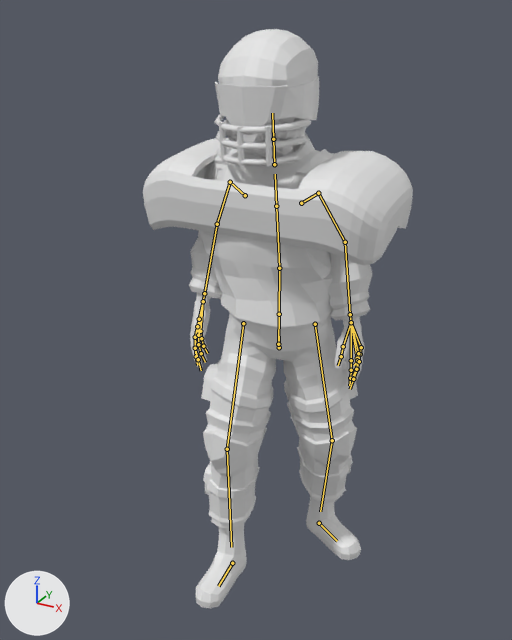
What one commit did to the glTF model gameplay/player.glb.
Camera for both pictures: a 50 mm lens placed at (0.999, -2.007, 1.912), pointed at (0.024, -0.235, 1.025). Lighting does not change. The marker at lower left points along +X, +Y and +Z. The first picture is the older version. Both versions are drawn at frame 14 of the action 'crouch'; the numbers are the values there. The bones that change, and the others that lie on the model, are drawn over the model as lines.

Objects in the first picture: 'Facemask', 'Swat_Body', 'Swat_Feet', 'Swat_Head', 'Swat_Legs'.
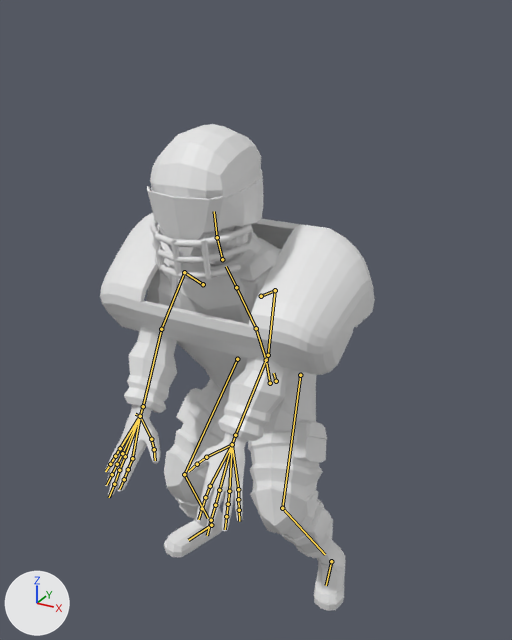
The change in detail:
Bone 'Body' (bone_body) moves from (0.0, -0.03, 0.0) to (0.0, -0.152, 0.02).
Bone 'Body' (bone_body) turns from (0, 27, 0) to (24, 0, 0) degrees about its own x, y and z.
Bone 'Spine' (bone_spine) turns from (0, 0, 0) to (5, 0, 0) degrees about its own x, y and z.
Bone 'Spine1' (bone_spine1) turns from (7, -28, 0) to (4, 0, 0) degrees about its own x, y and z.
Bone 'Spine2' (bone_spine2) turns from (-1, 0, 0) to (0, 0, 0) degrees about its own x, y and z.
Bone 'LeftShoulder' (bone_leftshoulder) moves from (0.007, 0.006, 0.006) to (0.0, 0.0, 0.0).
Bone 'LeftArm' (bone_leftarm) turns from (-67, 14, 1) to (-28, -20, -71) degrees about its own x, y and z.
Bone 'LeftForeArm' (bone_leftforearm) turns from (-14, -5, -12) to (0, 0, -8) degrees about its own x, y and z.
Bone 'LeftHand' (bone_lefthand) turns from (0, 0, -3) to (0, 0, 0) degrees about its own x, y and z.
Bone 'Index2.L' (bone_index2_l) turns from (-12, 2, 0) to (0, 0, 0) degrees about its own x, y and z.
Bone 'Index4.L' (bone_index4_l) turns from (-4, 1, 0) to (0, 0, 0) degrees about its own x, y and z.
Bone 'Middle2.L' (bone_middle2_l) turns from (-11, 1, -2) to (0, 0, 0) degrees about its own x, y and z.
Bone 'Middle3.L' (bone_middle3_l) turns from (-12, 1, -2) to (0, 0, 0) degrees about its own x, y and z.
Bone 'Pinky2.L' (bone_pinky2_l) turns from (-16, -3, -14) to (0, 0, 0) degrees about its own x, y and z.
Bone 'Pinky3.L' (bone_pinky3_l) turns from (-11, -5, -4) to (0, 0, 0) degrees about its own x, y and z.
Bone 'Pinky4.L' (bone_pinky4_l) turns from (-15, -2, 0) to (0, 0, 0) degrees about its own x, y and z.
Bone 'Ring2.L' (bone_ring2_l) turns from (-13, 5, -4) to (0, 0, 0) degrees about its own x, y and z.
Bone 'Ring3.L' (bone_ring3_l) turns from (-15, 5, -4) to (0, 0, 0) degrees about its own x, y and z.
Bone 'Thumb1.L' (bone_thumb1_l) turns from (7, 4, 9) to (0, 0, 0) degrees about its own x, y and z.
Bone 'Thumb2.L' (bone_thumb2_l) turns from (-5, -1, 1) to (0, 0, 0) degrees about its own x, y and z.
Bone 'Thumb3.L' (bone_thumb3_l) turns from (-19, -1, 10) to (0, 0, 0) degrees about its own x, y and z.
Bone 'Neck' (bone_neck) turns from (0, 0, 0) to (-12, 0, 0) degrees about its own x, y and z.
Bone 'Head' (bone_head) turns from (0, 0, 0) to (-12, 0, 0) degrees about its own x, y and z.
Bone 'RightShoulder' (bone_rightshoulder) moves from (-0.007, 0.006, 0.006) to (0.0, 0.0, 0.0).
Bone 'RightArm' (bone_rightarm) turns from (-63, -2, -13) to (-28, 20, 71) degrees about its own x, y and z.
Bone 'RightForeArm' (bone_rightforearm) turns from (-32, -13, 35) to (0, 0, 8) degrees about its own x, y and z.
Bone 'Index2.R' (bone_index2_r) turns from (-15, -2, 0) to (0, 0, 0) degrees about its own x, y and z.
Bone 'Index3.R' (bone_index3_r) turns from (-8, -2, -1) to (0, 0, 0) degrees about its own x, y and z.
Bone 'Middle2.R' (bone_middle2_r) turns from (-13, -2, -7) to (0, 0, 0) degrees about its own x, y and z.
Bone 'Middle3.R' (bone_middle3_r) turns from (-12, -1, 2) to (0, 0, 0) degrees about its own x, y and z.
Bone 'Pinky2.R' (bone_pinky2_r) turns from (-16, 3, 14) to (0, 0, 0) degrees about its own x, y and z.
Bone 'Pinky3.R' (bone_pinky3_r) turns from (-11, 5, 4) to (0, 0, 0) degrees about its own x, y and z.
Bone 'Pinky4.R' (bone_pinky4_r) turns from (-15, 2, 0) to (0, 0, 0) degrees about its own x, y and z.
Bone 'Ring2.R' (bone_ring2_r) turns from (-13, -5, 4) to (0, 0, 0) degrees about its own x, y and z.
Bone 'Ring3.R' (bone_ring3_r) turns from (-15, -5, 4) to (0, 0, 0) degrees about its own x, y and z.
Bone 'Thumb1.R' (bone_thumb1_r) turns from (10, -6, 1) to (0, 0, 0) degrees about its own x, y and z.
Bone 'Thumb3.R' (bone_thumb3_r) turns from (-27, 1, -9) to (0, 0, 0) degrees about its own x, y and z.
Bone 'LeftUpLeg' (bone_leftupleg) turns from (-10, -24, 7) to (-8, 5, 52) degrees about its own x, y and z.
Bone 'LeftLeg' (bone_leftleg) turns from (19, 0, 0) to (59, 0, 0) degrees about its own x, y and z.
Bone 'RightUpLeg' (bone_rightupleg) turns from (-7, 19, -18) to (-8, -5, -55) degrees about its own x, y and z.
Bone 'RightLeg' (bone_rightleg) turns from (15, 0, 0) to (60, 0, 0) degrees about its own x, y and z.
Bone 'LeftFoot' (bone_leftfoot) moves from (0.0, -0.177, -0.001) to (0.13, 0.0, 0.0).
Bone 'LeftFoot' (bone_leftfoot) turns from (0, 0, -59) to (0, 0, -14) degrees about its own x, y and z.
Bone 'RightFoot' (bone_rightfoot) moves from (0.052, 0.184, 0.001) to (-0.13, 0.04, 0.0).
Bone 'RightFoot' (bone_rightfoot) turns from (0, 0, -7) to (0, 0, 14) degrees about its own x, y and z.

Where the change shows, as pixel boxes (x1, y1, x2, y2) in the pictures (512 x 640 px):
'Swat_Body', posed (26% taller): before (143, 133, 413, 389); after (100, 212, 375, 535)
'Swat_Legs', posed: before (201, 313, 358, 528); after (164, 372, 333, 558)
'Swat_Head', posed (11% wider): before (215, 29, 319, 152); after (147, 124, 263, 240)
'Swat_Feet', posed (10% wider, 8% shorter): before (196, 496, 361, 608); after (164, 508, 346, 611)
'Facemask', posed: before (215, 114, 311, 166); after (150, 219, 253, 280)
bone 'Body', root to tip: before (279, 347) to (279, 336); after (276, 381) to (273, 373)
bone 'Spine', root to tip: before (279, 314) to (279, 268); after (266, 360) to (256, 328)
bone 'Spine1', root to tip: before (279, 268) to (276, 206); after (256, 328) to (236, 287)
bone 'Spine2', root to tip: before (276, 206) to (275, 174); after (236, 287) to (226, 266)
bone 'LeftShoulder', root to tip: before (301, 203) to (318, 193); after (261, 296) to (275, 290)
bone 'LeftArm', root to tip: before (318, 193) to (345, 242); after (275, 290) to (268, 355)
bone 'LeftForeArm', root to tip: before (345, 242) to (350, 314); after (268, 355) to (235, 435)
bone 'LeftHand', root to tip: before (350, 314) to (351, 322); after (235, 435) to (232, 444)
bone 'Index2.L', root to tip: before (351, 360) to (351, 370); after (210, 486) to (205, 497)
bone 'Index4.L', root to tip: before (350, 378) to (349, 385); after (202, 508) to (198, 519)
bone 'Middle2.L', root to tip: before (357, 358) to (357, 369); after (219, 490) to (215, 505)
bone 'Middle3.L', root to tip: before (357, 369) to (353, 379); after (215, 505) to (211, 520)
bone 'Pinky2.L', root to tip: before (361, 347) to (360, 354); after (238, 489) to (238, 499)
bone 'Pinky3.L', root to tip: before (360, 354) to (357, 360); after (238, 499) to (239, 510)
bone 'Pinky4.L', root to tip: before (357, 360) to (354, 365); after (239, 510) to (239, 521)
bone 'Ring2.L', root to tip: before (358, 353) to (359, 361); after (229, 491) to (228, 504)
bone 'Ring3.L', root to tip: before (359, 361) to (356, 369); after (228, 504) to (226, 516)
bone 'Thumb1.L', root to tip: before (351, 322) to (343, 346); after (232, 444) to (206, 457)
bone 'Thumb2.L', root to tip: before (343, 346) to (341, 356); after (206, 457) to (197, 464)
bone 'Thumb3.L', root to tip: before (341, 356) to (338, 365); after (197, 464) to (188, 471)
bone 'Neck', root to tip: before (274, 164) to (273, 139); after (222, 259) to (217, 237)
bone 'Head', root to tip: before (273, 139) to (272, 113); after (217, 237) to (214, 211)
bone 'RightShoulder', root to tip: before (245, 195) to (230, 182); after (203, 284) to (184, 272)
bone 'RightArm', root to tip: before (230, 182) to (217, 224); after (184, 272) to (161, 329)
bone 'RightForeArm', root to tip: before (217, 224) to (204, 293); after (161, 329) to (143, 406)
bone 'Index2.R', root to tip: before (195, 338) to (195, 347); after (132, 458) to (128, 469)
bone 'Index3.R', root to tip: before (195, 347) to (196, 356); after (128, 469) to (124, 479)
bone 'Middle2.R', root to tip: before (195, 337) to (195, 348); after (125, 456) to (119, 470)
bone 'Middle3.R', root to tip: before (195, 348) to (198, 359); after (119, 470) to (114, 484)
bone 'Pinky2.R', root to tip: before (200, 331) to (201, 338); after (120, 448) to (115, 456)
bone 'Pinky3.R', root to tip: before (201, 338) to (203, 346); after (115, 456) to (110, 464)
bone 'Pinky4.R', root to tip: before (203, 346) to (207, 353); after (110, 464) to (105, 471)
bone 'Ring2.R', root to tip: before (198, 335) to (198, 344); after (122, 453) to (117, 464)
bone 'Ring3.R', root to tip: before (198, 344) to (201, 353); after (117, 464) to (112, 474)
bone 'Thumb1.R', root to tip: before (203, 301) to (199, 319); after (140, 416) to (151, 439)
bone 'Thumb3.R', root to tip: before (197, 326) to (199, 336); after (154, 449) to (155, 460)
bone 'LeftUpLeg', root to tip: before (315, 324) to (332, 440); after (300, 375) to (282, 508)
bone 'LeftLeg', root to tip: before (332, 440) to (320, 511); after (282, 508) to (325, 554)
bone 'RightUpLeg', root to tip: before (243, 323) to (227, 449); after (237, 359) to (184, 474)
bone 'RightLeg', root to tip: before (227, 449) to (231, 547); after (184, 474) to (208, 518)
bone 'LeftFoot', root to tip: before (319, 523) to (337, 541); after (331, 561) to (326, 585)
bone 'RightFoot', root to tip: before (232, 563) to (218, 586); after (211, 525) to (188, 540)
